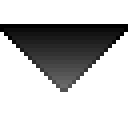
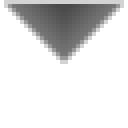
Layer changes from the first 128x128 image to the second:
added layer "4" above "3" over [4, 0, 124, 64]
added layer "3" above "2" over [4, 0, 124, 64]
added layer "2" above "1" over [4, 0, 124, 64]
renamed "Hintergrund" to "1", painted on it over [0, 0, 128, 92]
